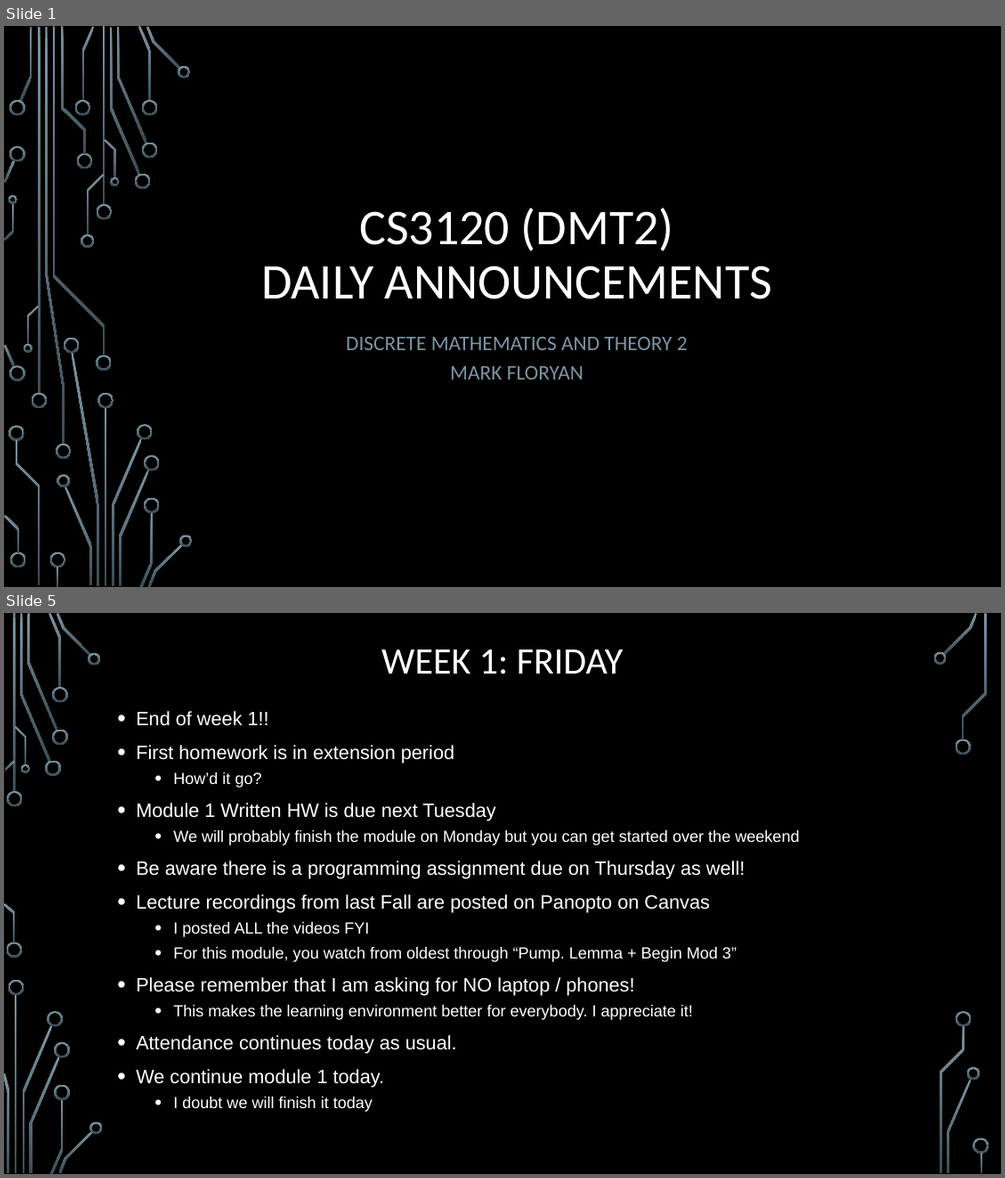
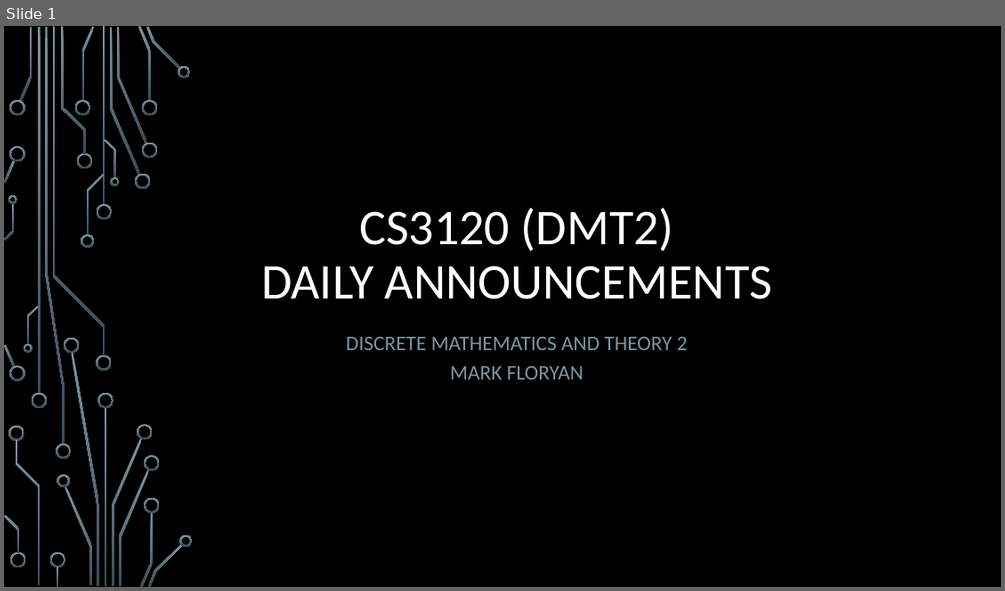
Before and after one commit to markfloryan/dmt2, a slide deck: slides/00-DailyAnnouncements.pptx. Shown one above the other, each under a label of ours: slides 1 and 5 before the commit, slide 1 after it; the slides between them are not shown. The pictures are 1005x1178 and 1005x591 pixels, drawn with LibreOffice and Linux fonts; fonts in the diff are those of the drawing; background and template pictures are left out. Boxes give left, top, right and bottom in pixels: in the first picture for what was removed or moved away, otherwise in the second. Text is boxed around its words. In the diff, an @@ line names an element or a change of style, - is before the commit and + after.

```diff
--- a/slides/00-DailyAnnouncements.pptx
+++ b/slides/00-DailyAnnouncements.pptx
@@ slide 5 removed at [4, 613, 1001, 1174], background picture (left out) @@
@@ title removed at [381, 649, 623, 674] @@
-WEEK 1: FRIDAY
@@ text removed at [136, 711, 799, 1111] @@
-• End of week 1!!
-• First homework is in extension period
-  • How’d it go?
-• Module 1 Written HW is due next Tuesday
-  • We will probably finish the module on Monday but you can get started over the weekend
-• Be aware there is a programming assignment due on Thursday as well!
-• Lecture recordings from last Fall are posted on Panopto on Canvas
-  • I posted ALL the videos FYI
-  • For this module, you watch from oldest through “Pump. Lemma + Begin Mod 3”
-• Please remember that I am asking for NO laptop / phones!
-  • This makes the learning environment better for everybody. I appreciate it!
-• Attendance continues today as usual.
-• We continue module 1 today.
-  • I doubt we will finish it today
@@ group removed at [4, 613, 989, 1174]: 33 freeform shapes, 3 rectangles @@
```
Also in this commit, not shown: 2 slides changed, 14 other slides removed, 2 other files.
